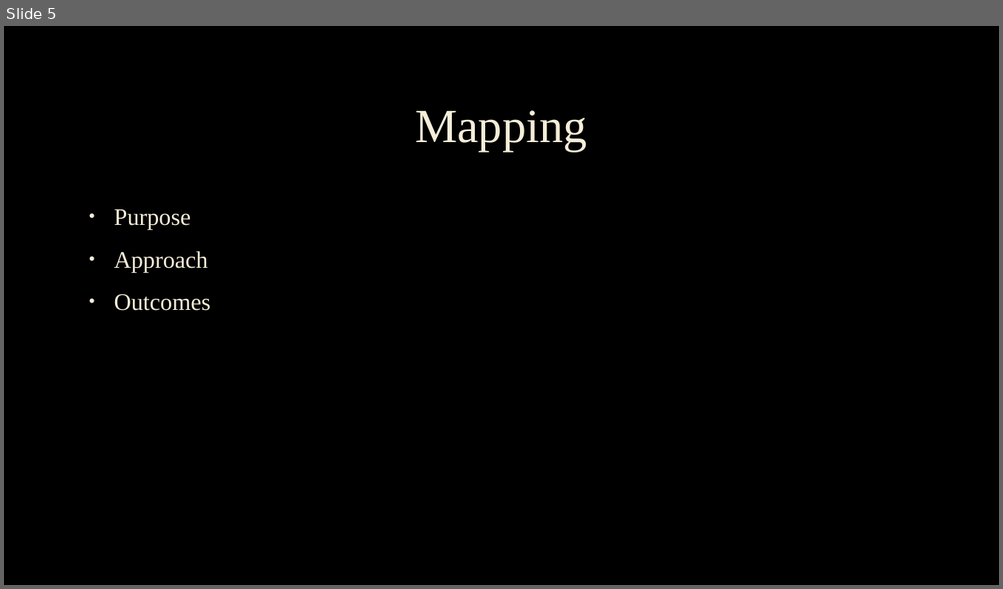
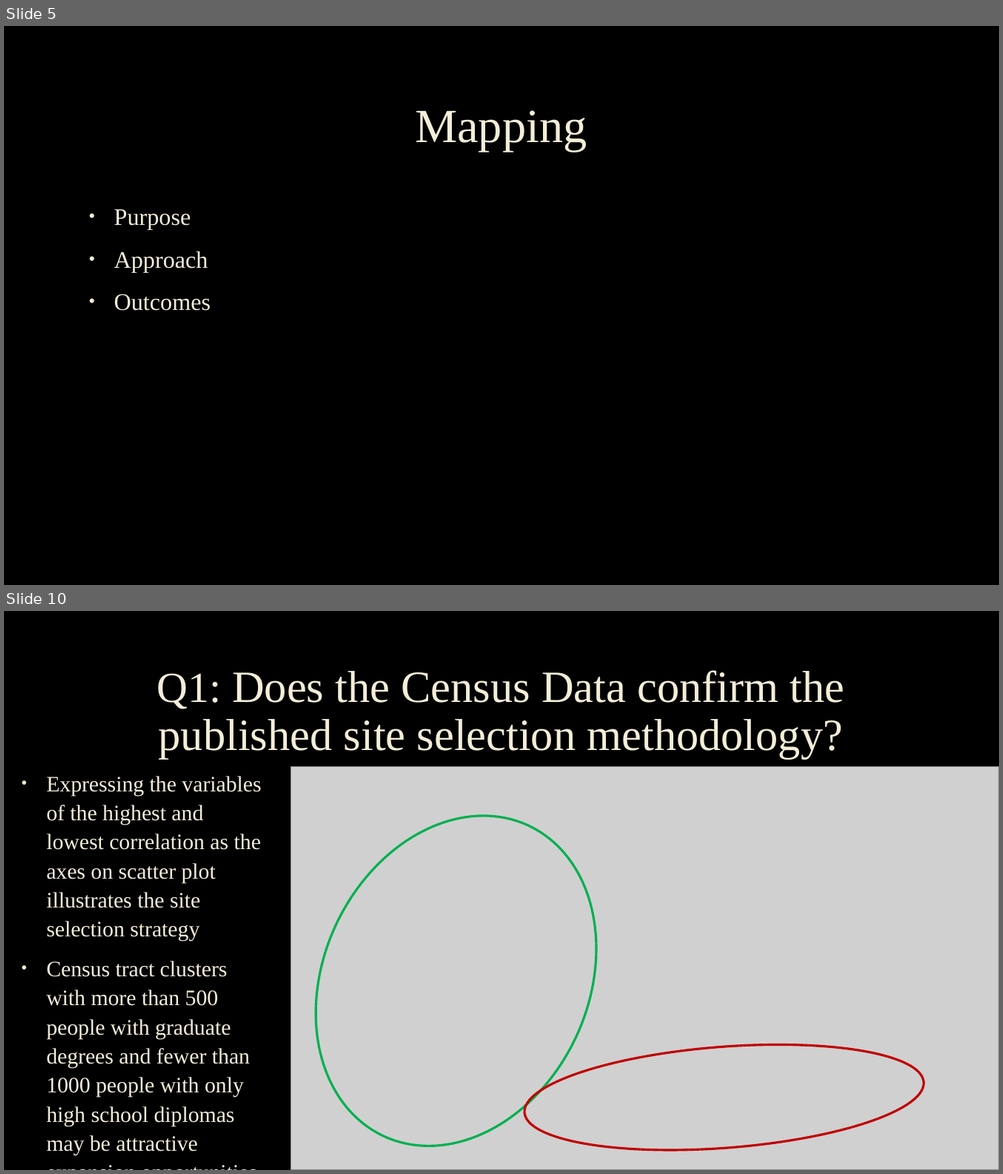
Before and after one commit to ronaldsheaks/OSU-AI-Bootcamp-Group-Project-1-Group-4, a slide deck: Presentation/Whole Foods Site Selection.pptx. Shown one above the other, each under a label of ours: slide 5 before the commit, slides 5 and 10 after it; the slides between them are not shown. The pictures are 1003x589 and 1003x1174 pixels, drawn with LibreOffice and Linux fonts; fonts in the diff are those of the drawing; grey boxes stand for pictures; background and template pictures are left out. Boxes give left, top, right and bottom in pixels: in the first picture for what was removed or moved away, otherwise in the second. Text is boxed around its words. In the diff, an @@ line names an element or a change of style, - is before the commit and + after.

```diff
--- a/Presentation/Whole Foods Site Selection.pptx
+++ b/Presentation/Whole Foods Site Selection.pptx
@@ slide 10 added at [4, 611, 999, 1170], background picture (left out) @@
@@ title added at [157, 670, 845, 759], 43.2 pt, text #F4EDD8 @@
+Q1: Does the Census Data confirm the published site selection methodology?
@@ text added at [46, 776, 261, 1156], 21.3 pt, text #F4EDD8 @@
+• Expressing the variables of the highest and lowest correlation as the axes on scatter plot illustrates the site selection strategy
+• Census tract clusters with more than 500 people with graduate degrees and fewer than 1000 people with only high school diplomas may be attractive expansion opportunities
@@ ellipse added at [264, 769, 648, 1170], outline #00B050 2.25 pt @@
@@ picture added at [290, 767, 999, 1170] @@
@@ ellipse added at [521, 1032, 928, 1164], outline #C00000 2.25 pt @@
```
Also in this commit, not shown: 5 slides changed, 5 other slides added, 2 slides removed, 4 other files.
